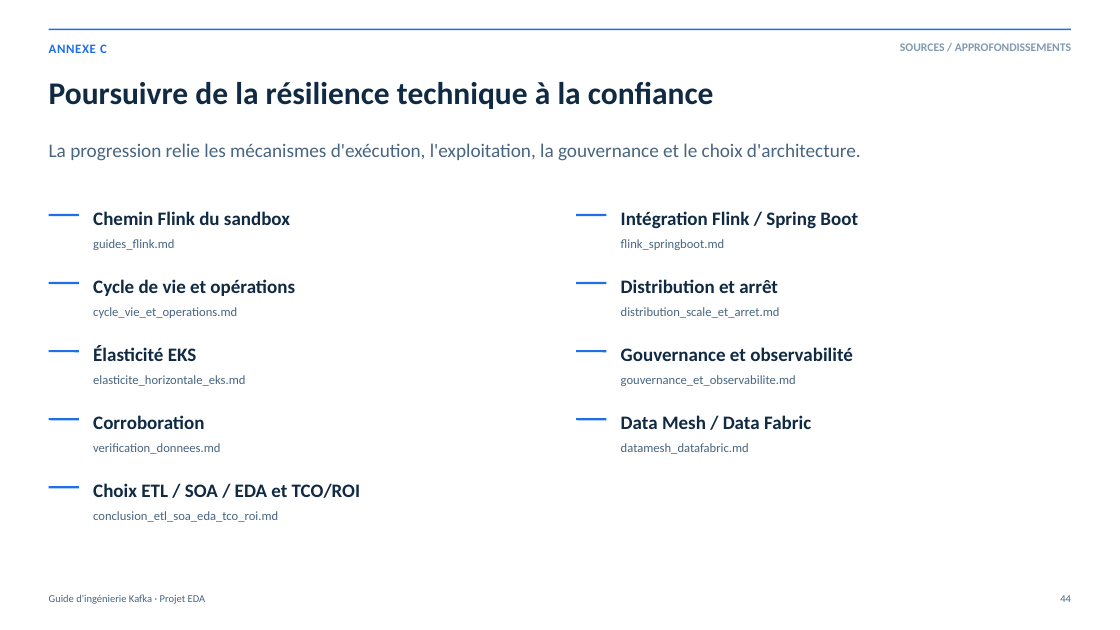
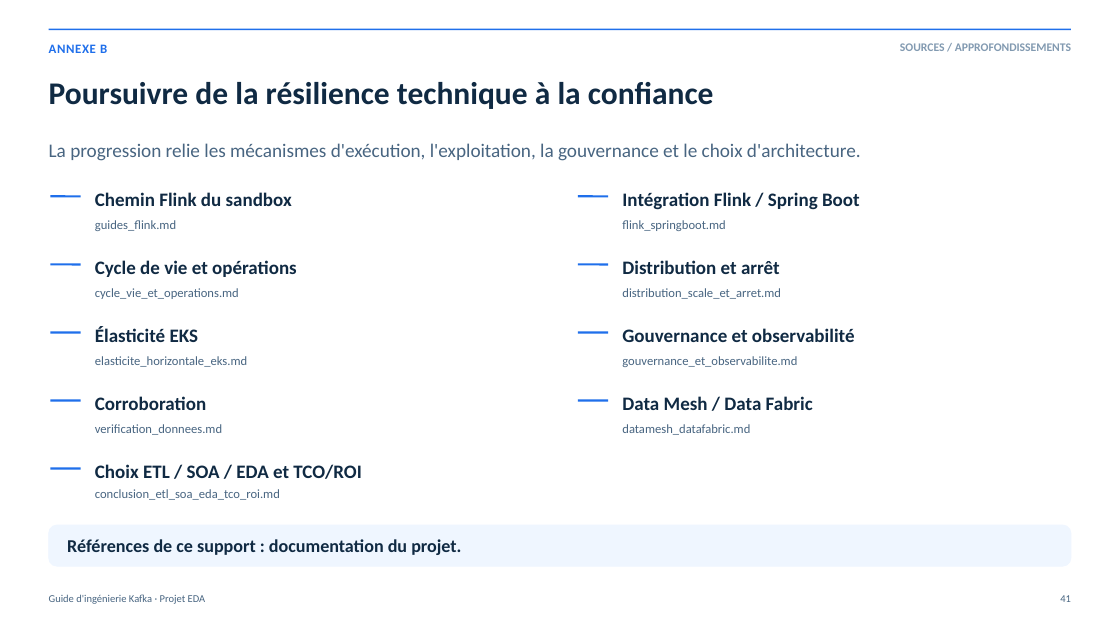
Before and after one commit to rdemers/org-rd-fullstack-springboot-eda, a slide deck: slide 41 of doc/presentation/org-rd-fullstack-springboot-eda-fr.pptx (slide 42 before the commit). Drawn at 1120x630 pixels with LibreOffice and Linux fonts; fonts in the diff are those of the drawing. Boxes give left, top, right and bottom in pixels: in the first picture for what was removed or moved away, otherwise in the second. Text is boxed around its words. In the diff, an @@ line names an element or a change of style, - is before the commit and + after.

Commit message:
Update documentation & présentation. Signed-off-by: Real Demers <real.demers@gmail.com>

```diff
--- a/doc/presentation/org-rd-fullstack-springboot-eda-fr.pptx
+++ b/doc/presentation/org-rd-fullstack-springboot-eda-fr.pptx
@@ text at <box>49,43,107,58</box>: text changed @@
-ANNEXE C
+ANNEXE B
@@ 18 texts, 9 lines: place and size @@
-18 texts, 9 lines at <box>49,211,858,522</box>
+18 texts, 9 lines at <box>50,192,860,500</box>
@@ rounded rectangle added at <box>49,525,1071,566</box>, fill #EFF6FF, outline #EFF6FF 0.7 pt @@
@@ text added at <box>67,539,461,555</box>, 15.5 pt, text #102A43, bold @@
+Références de ce support : documentation du projet.
@@ text at <box>1060,595,1071,602</box>: text changed @@
-44
+41
```
Also in this commit, not shown: 35 other slides changed, 1 slide added, 3 slides removed, 7 other files.
